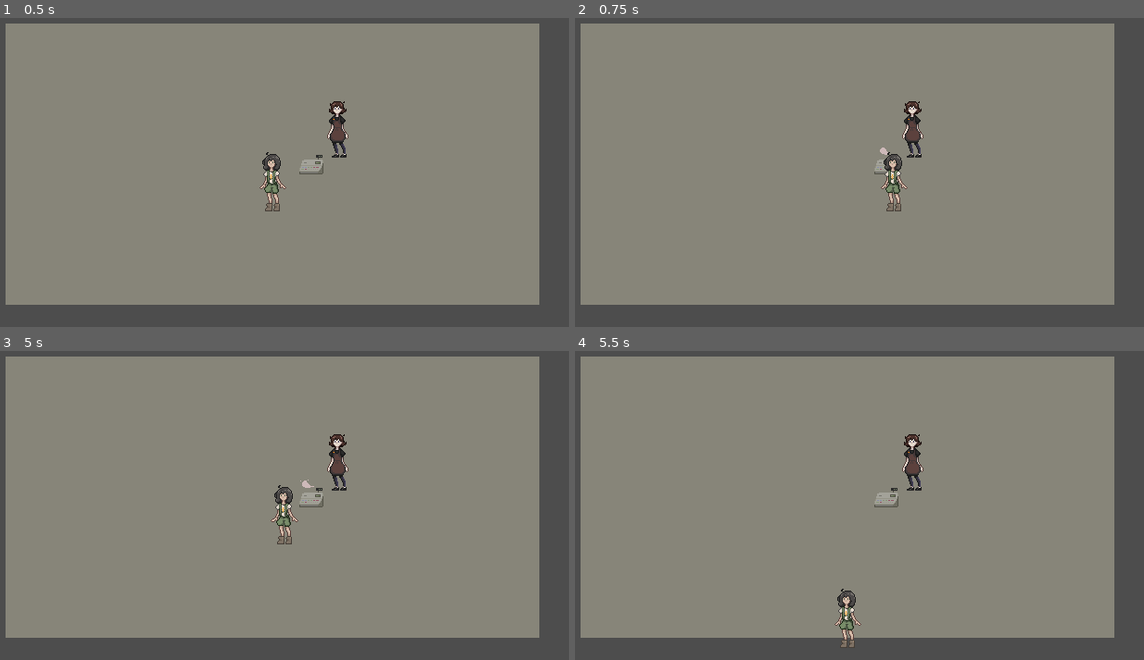
Above: before the commit, frames 1-4 (two rows, left to right).
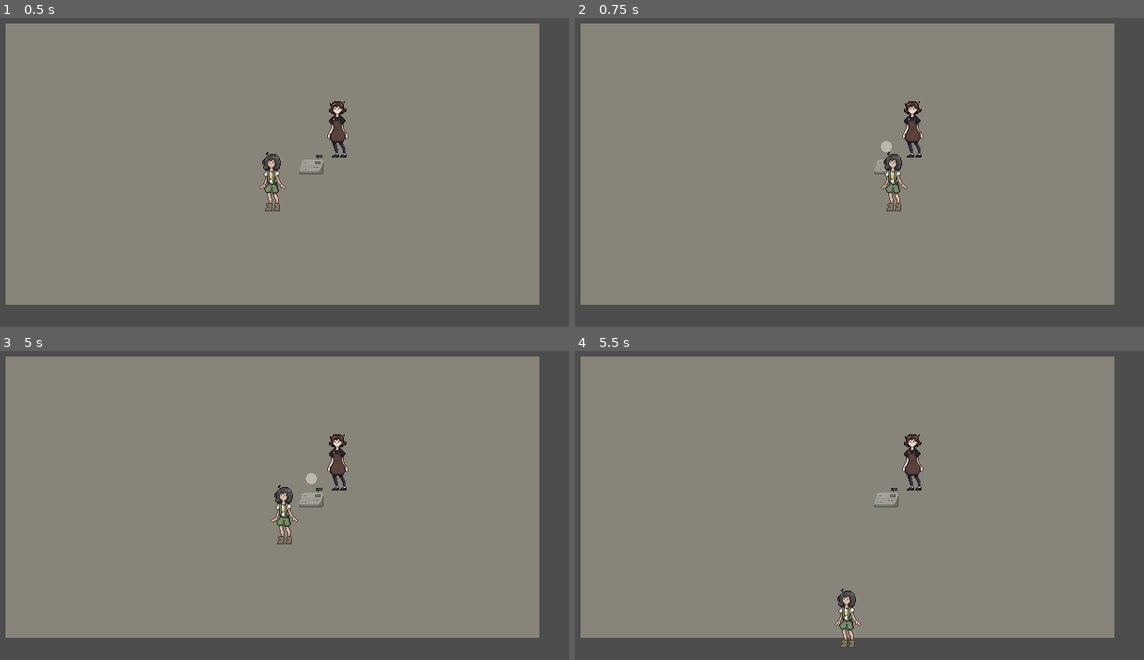
Above: after the commit, the same moments.

Repository: Fishfinna/Coffee-Please
Game: Godot game, scene res://scenes/coffee-shop.tscn
The game is run twice, just before and just after one commit, with the same random seed, the same clock (stepped at 60 frames per second) and the same inputs.
Inputs:
- Up to frame 1 (0.5 s): no input
- Up to frame 2 (0.75 s): tap Enter at 0.5 s; hold Right (right) from 0.53 s (still down)
- Up to frame 3 (5 s): release Right (right) at 1.28 s; hold S (down) 1.28-2.03 s; hold Right (right) 2.03-2.78 s; tap Space at 2.75 s; hold W (up) 2.78-3.53 s; tap Enter at 3.5 s; hold A (left) from 3.53 s (still down)
- Up to frame 4 (5.5 s): release A (left) at 5.03 s; hold S (down) from 5.03 s (still down)

Frame 1 is identical in both runs. In frame 2, less than 0.1% of the frame differs, in the area x 53-56%, y 39-45%; in frame 3, less than 0.1%, in the area x 52-56%, y 39-45%; in frame 4, nothing differs.

Commit message:
updated the indicator for the register

Diff:
--- a/project.godot
+++ b/project.godot
@@ -19,6 +19,10 @@
 config/features=PackedStringArray("4.6", "Mobile")
 config/icon="res://icon.svg"
 
+[audio]
+
+buses/default_bus_layout=""
+
 [display]
 
 window/size/viewport_width=640
@@ -28,6 +32,10 @@
 window/size/window_width_override=640
 window/size/window_height_override=360
 window/stretch/mode="canvas_items"
+
+[global_group]
+
+player="main player logic"
 
 [input]
 
--- a/scenes/coffee-shop.tscn
+++ b/scenes/coffee-shop.tscn
@@ -229,9 +229,8 @@
 [node name="envrionment" type="Node2D" parent="." unique_id=1960842609]
 y_sort_enabled = true
 
-[node name="Register" parent="envrionment" unique_id=1784829664 node_paths=PackedStringArray("player") instance=ExtResource("4_m5ye2")]
+[node name="Register" parent="envrionment" unique_id=1784829664 instance=ExtResource("4_m5ye2")]
 position = Vector2(42, 19)
-player = NodePath("../fey")
 
 [node name="robin" parent="envrionment" unique_id=454574201 instance=ExtResource("3_bjjnp")]
 position = Vector2(70, 1)
--- a/scenes/fey.tscn
+++ b/scenes/fey.tscn
@@ -6,16 +6,16 @@
 [sub_resource type="RectangleShape2D" id="RectangleShape2D_5vdk4"]
 size = Vector2(81, 38)
 
-[node name="fey chu" type="CharacterBody2D"]
+[node name="fey chu" type="CharacterBody2D" unique_id=122533714 groups=["player"]]
 y_sort_enabled = true
 script = ExtResource("1_5vdk4")
 
-[node name="Sprite2D" type="Sprite2D" parent="."]
+[node name="Sprite2D" type="Sprite2D" parent="." unique_id=1814033569]
 
-[node name="Fey-base" type="Sprite2D" parent="Sprite2D"]
+[node name="Fey-base" type="Sprite2D" parent="Sprite2D" unique_id=1694982798]
 position = Vector2(0, -160)
 texture = ExtResource("1_mxnc3")
 
-[node name="CollisionShape2D" type="CollisionShape2D" parent="."]
+[node name="CollisionShape2D" type="CollisionShape2D" parent="." unique_id=237841117]
 position = Vector2(0, -20)
 shape = SubResource("RectangleShape2D_5vdk4")
--- /dev/null
+++ b/scenes/indicator.tscn
@@ -0,0 +1,86 @@
+[gd_scene format=3 uid="uid://b4me8nw6ia6p7"]
+
+[ext_resource type="Script" uid="uid://bp5i5g5ge3vyo" path="res://scripts/indicator.gd" id="1_t3fs7"]
+[ext_resource type="Texture2D" uid="uid://b28kjnrnqy45k" path="res://assets/project-files/environment/indicator-Sheet.png" id="2_dik84"]
+
+[sub_resource type="AtlasTexture" id="AtlasTexture_n2w5e"]
+atlas = ExtResource("2_dik84")
+region = Rect2(0, 0, 16, 16)
+
+[sub_resource type="AtlasTexture" id="AtlasTexture_i4ar7"]
+atlas = ExtResource("2_dik84")
+region = Rect2(16, 0, 16, 16)
+
+[sub_resource type="AtlasTexture" id="AtlasTexture_b7sfs"]
+atlas = ExtResource("2_dik84")
+region = Rect2(32, 0, 16, 16)
+
+[sub_resource type="AtlasTexture" id="AtlasTexture_m6wqx"]
+atlas = ExtResource("2_dik84")
+region = Rect2(48, 0, 16, 16)
+
+[sub_resource type="AtlasTexture" id="AtlasTexture_jv4ey"]
+atlas = ExtResource("2_dik84")
+region = Rect2(48, 0, 16, 16)
+
+[sub_resource type="AtlasTexture" id="AtlasTexture_y787s"]
+atlas = ExtResource("2_dik84")
+region = Rect2(16, 0, 16, 16)
+
+[sub_resource type="AtlasTexture" id="AtlasTexture_ugs73"]
+atlas = ExtResource("2_dik84")
+region = Rect2(0, 0, 16, 16)
+
+[sub_resource type="SpriteFrames" id="SpriteFrames_x72o7"]
+animations = [{
+"frames": [{
+"duration": 1.0,
+"texture": null
+}, {
+"duration": 1.0,
+"texture": SubResource("AtlasTexture_n2w5e")
+}, {
+"duration": 1.0,
+"texture": SubResource("AtlasTexture_i4ar7")
+}, {
+"duration": 1.0,
+"texture": SubResource("AtlasTexture_b7sfs")
+}, {
+"duration": 1.0,
+"texture": SubResource("AtlasTexture_m6wqx")
+}],
+"loop": false,
+"name": &"load-in",
+"speed": 14.0
+}, {
+"frames": [{
+"duration": 1.0,
+"texture": SubResource("AtlasTexture_jv4ey")
+}, {
+"duration": 1.0,
+"texture": SubResource("AtlasTexture_y787s")
+}, {
+"duration": 1.0,
+"texture": SubResource("AtlasTexture_ugs73")
+}, {
+"duration": 1.0,
+"texture": null
+}],
+"loop": false,
+"name": &"load-out",
+"speed": 18.0
+}]
+
+[node name="Indicator" type="Node2D" unique_id=1503045415]
+script = ExtResource("1_t3fs7")
+
+[node name="indicator" type="AnimatedSprite2D" parent="." unique_id=840192343]
+y_sort_enabled = true
+position = Vector2(0, -31)
+sprite_frames = SubResource("SpriteFrames_x72o7")
+animation = &"load-out"
+autoplay = "load-in"
+
+[node name="popup_sound" type="AudioStreamPlayer2D" parent="." unique_id=176953675]
+volume_db = -8.177
+max_distance = 3406.0
--- a/scenes/register.tscn
+++ b/scenes/register.tscn
@@ -1,184 +1,24 @@
 [gd_scene format=3 uid="uid://1qvl5dqyfb42"]
 
 [ext_resource type="Texture2D" uid="uid://cfn2notirsyp4" path="res://assets/project-files/environment/register.png" id="1_gvynn"]
-[ext_resource type="Script" uid="uid://bp5i5g5ge3vyo" path="res://scripts/register.gd" id="1_ul2ju"]
-[ext_resource type="Texture2D" uid="uid://cf8vem45xuw77" path="res://assets/project-files/loading-sheet.png" id="2_th0y5"]
+[ext_resource type="PackedScene" uid="uid://b4me8nw6ia6p7" path="res://scenes/indicator.tscn" id="2_th0y5"]
+[ext_resource type="AudioStream" uid="uid://bdrrna3gcrnev" path="res://audio/chip.wav" id="3_ul2ju"]
 
 [sub_resource type="RectangleShape2D" id="RectangleShape2D_37wl2"]
 size = Vector2(26, 9)
 
-[sub_resource type="AtlasTexture" id="AtlasTexture_ul2ju"]
-atlas = ExtResource("2_th0y5")
-region = Rect2(0, 0, 32, 32)
-
-[sub_resource type="AtlasTexture" id="AtlasTexture_n2w5e"]
-atlas = ExtResource("2_th0y5")
-region = Rect2(32, 0, 32, 32)
-
-[sub_resource type="AtlasTexture" id="AtlasTexture_i4ar7"]
-atlas = ExtResource("2_th0y5")
-region = Rect2(64, 0, 32, 32)
-
-[sub_resource type="AtlasTexture" id="AtlasTexture_b7sfs"]
-atlas = ExtResource("2_th0y5")
-region = Rect2(96, 0, 32, 32)
-
-[sub_resource type="AtlasTexture" id="AtlasTexture_m6wqx"]
-atlas = ExtResource("2_th0y5")
-region = Rect2(128, 0, 32, 32)
-
-[sub_resource type="AtlasTexture" id="AtlasTexture_jv4ey"]
-atlas = ExtResource("2_th0y5")
-region = Rect2(160, 0, 32, 32)
-
-[sub_resource type="AtlasTexture" id="AtlasTexture_mxuud"]
-atlas = ExtResource("2_th0y5")
-region = Rect2(192, 0, 32, 32)
-
-[sub_resource type="AtlasTexture" id="AtlasTexture_y787s"]
-atlas = ExtResource("2_th0y5")
-region = Rect2(224, 0, 32, 32)
-
-[sub_resource type="AtlasTexture" id="AtlasTexture_ugs73"]
-atlas = ExtResource("2_th0y5")
-region = Rect2(256, 0, 32, 32)
-
-[sub_resource type="AtlasTexture" id="AtlasTexture_tvbe1"]
-atlas = ExtResource("2_th0y5")
-region = Rect2(288, 0, 32, 32)
-
-[sub_resource type="AtlasTexture" id="AtlasTexture_th0y5"]
-atlas = ExtResource("2_th0y5")
-region = Rect2(288, 0, 32, 32)
-
-[sub_resource type="AtlasTexture" id="AtlasTexture_uayrd"]
-atlas = ExtResource("2_th0y5")
-region = Rect2(256, 0, 32, 32)
-
-[sub_resource type="AtlasTexture" id="AtlasTexture_i6beb"]
-atlas = ExtResource("2_th0y5")
-region = Rect2(224, 0, 32, 32)
-
-[sub_resource type="AtlasTexture" id="AtlasTexture_wnugy"]
-atlas = ExtResource("2_th0y5")
-region = Rect2(192, 0, 32, 32)
-
-[sub_resource type="AtlasTexture" id="AtlasTexture_ngh0g"]
-atlas = ExtResource("2_th0y5")
-region = Rect2(160, 0, 32, 32)
-
-[sub_resource type="AtlasTexture" id="AtlasTexture_gym06"]
-atlas = ExtResource("2_th0y5")
-region = Rect2(128, 0, 32, 32)
-
-[sub_resource type="AtlasTexture" id="AtlasTexture_r3m8o"]
-atlas = ExtResource("2_th0y5")
-region = Rect2(96, 0, 32, 32)
-
-[sub_resource type="AtlasTexture" id="AtlasTexture_ato8o"]
-atlas = ExtResource("2_th0y5")
-region = Rect2(64, 0, 32, 32)
-
-[sub_resource type="AtlasTexture" id="AtlasTexture_ck5am"]
-atlas = ExtResource("2_th0y5")
-region = Rect2(32, 0, 32, 32)
-
-[sub_resource type="AtlasTexture" id="AtlasTexture_1f6xj"]
-atlas = ExtResource("2_th0y5")
-region = Rect2(0, 0, 32, 32)
-
-[sub_resource type="SpriteFrames" id="SpriteFrames_uayrd"]
-animations = [{
-"frames": [{
-"duration": 1.0,
-"texture": SubResource("AtlasTexture_ul2ju")
-}, {
-"duration": 1.0,
-"texture": SubResource("AtlasTexture_n2w5e")
-}, {
-"duration": 1.0,
-"texture": SubResource("AtlasTexture_i4ar7")
-}, {
-"duration": 1.0,
-"texture": SubResource("AtlasTexture_b7sfs")
-}, {
-"duration": 1.0,
-"texture": SubResource("AtlasTexture_m6wqx")
-}, {
-"duration": 1.0,
-"texture": SubResource("AtlasTexture_jv4ey")
-}, {
-"duration": 1.0,
-"texture": SubResource("AtlasTexture_mxuud")
-}, {
-"duration": 1.0,
-"texture": SubResource("AtlasTexture_y787s")
-}, {
-"duration": 1.0,
-"texture": SubResource("AtlasTexture_ugs73")
-}, {
-"duration": 1.0,
-"texture": SubResource("AtlasTexture_tvbe1")
-}],
-"loop": false,
-"name": &"load-in",
-"speed": 12.0
-}, {
-"frames": [{
-"duration": 1.0,
-"texture": SubResource("AtlasTexture_th0y5")
-}, {
-"duration": 1.0,
-"texture": SubResource("AtlasTexture_uayrd")
-}, {
-"duration": 1.0,
-"texture": SubResource("AtlasTexture_i6beb")
-}, {
-"duration": 1.0,
-"texture": SubResource("AtlasTexture_wnugy")
-}, {
-"duration": 1.0,
-"texture": SubResource("AtlasTexture_ngh0g")
-}, {
-"duration": 1.0,
-"texture": SubResource("AtlasTexture_gym06")
-}, {
-"duration": 1.0,
-"texture": SubResource("AtlasTexture_r3m8o")
-}, {
-"duration": 1.0,
-"texture": SubResource("AtlasTexture_ato8o")
-}, {
-"duration": 1.0,
-"texture": SubResource("AtlasTexture_ck5am")
-}, {
-"duration": 1.0,
-"texture": SubResource("AtlasTexture_1f6xj")
-}, {
-"duration": 1.0,
-"texture": null
-}],
-"loop": false,
-"name": &"load-out",
-"speed": 22.0
-}]
-
 [node name="Register" type="Node2D" unique_id=684012640]
 y_sort_enabled = true
-script = ExtResource("1_ul2ju")
 
-[node name="StaticBody2D" type="StaticBody2D" parent="." unique_id=74552736]
+[node name="body" type="StaticBody2D" parent="." unique_id=74552736]
 
-[node name="Register" type="Sprite2D" parent="StaticBody2D" unique_id=1188261056]
+[node name="Register" type="Sprite2D" parent="body" unique_id=1188261056]
 position = Vector2(1, -12)
 texture = ExtResource("1_gvynn")
 
-[node name="CollisionShape2D" type="CollisionShape2D" parent="StaticBody2D" unique_id=100129909]
+[node name="CollisionShape2D" type="CollisionShape2D" parent="body" unique_id=100129909]
 position = Vector2(0, -4.5)
 shape = SubResource("RectangleShape2D_37wl2")
 
-[node name="indicator" type="AnimatedSprite2D" parent="." unique_id=160415204]
-position = Vector2(0, -36)
-sprite_frames = SubResource("SpriteFrames_uayrd")
-animation = &"load-out"
-autoplay = "load-in"
+[node name="Indicator" parent="body" unique_id=1503045415 instance=ExtResource("2_th0y5")]
+appear_audio = ExtResource("3_ul2ju")
--- a/scripts/register.gd
+++ b/scripts/indicator.gd
@@ -1,8 +1,11 @@
 extends Node2D
 
-@export var player: Node2D
 @export var trigger_distance := 50.0
+@export var appear_audio: AudioStream
 
+@onready var appear_sound := $popup_sound
+
+@onready var player := get_tree().get_first_node_in_group("player")
 @onready var sprite := $indicator
 
 var is_showing := false
@@ -11,6 +14,9 @@
 func _ready():
 	sprite.visible = false
 	sprite.stop()
+
+	if appear_audio:
+		appear_sound.stream = appear_audio
 
 func _process(_delta):
 	if player == null:
@@ -24,6 +30,10 @@
 			is_hiding = false
 			sprite.visible = true
 			sprite.play("load-in")
+			if appear_sound.playing:
+				appear_sound.stop()
+			appear_sound.play()
+
 	else:
 		if is_showing and not is_hiding:
 			is_hiding = true
Binary file added: assets/project-files/characters/indicator.aseprite
Binary file added: assets/project-files/environment/indicator-Sheet.png
Not shown, changed: assets/project-files/environment/indicator-Sheet.png.import
Binary file removed: assets/project-files/loading-sheet.png
Not shown, added: audio/chip.wav.import
Not shown, added: audio/chop.wav.import
Not shown: 1 places in scenes/fey.tscn that only renumber resources
Renamed: scripts/register.gd.uid -> scripts/indicator.gd.uid
Not shown, added: audio/chip.wav
Not shown, added: audio/chop.wav
